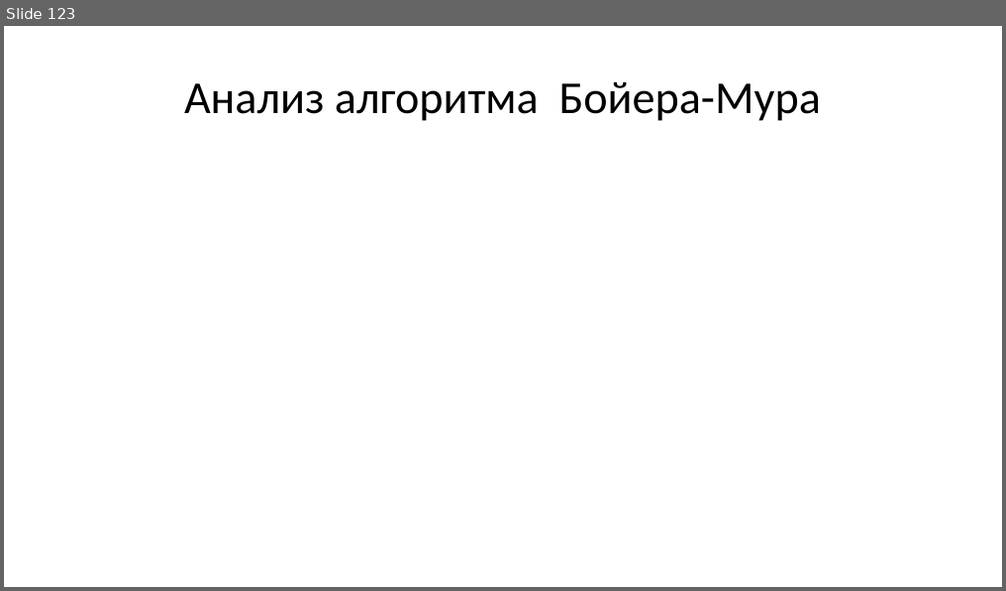
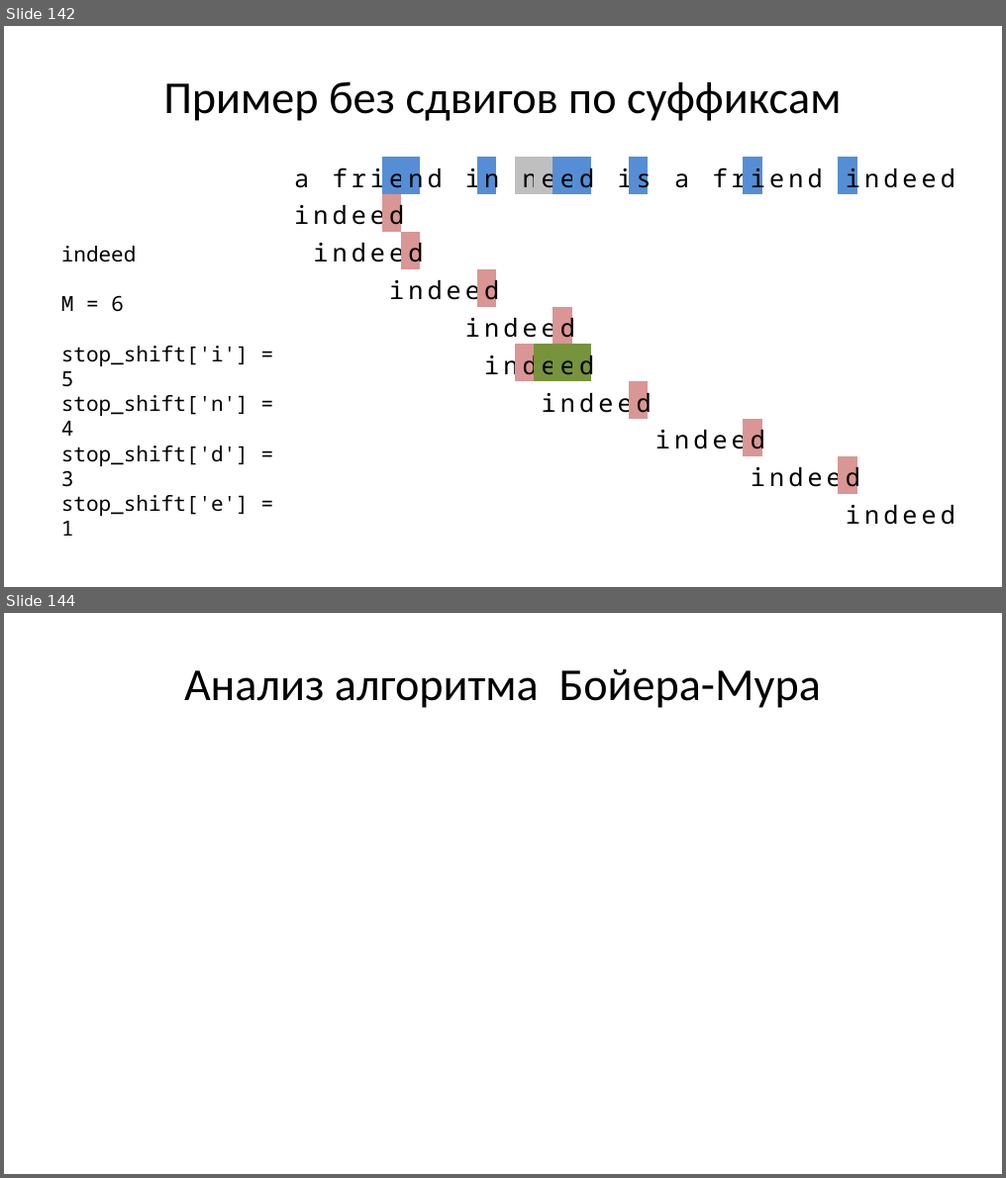
Before and after one commit to Evgueni-Petrov-aka-espetrov/Algorithms-and-Programming-in-C-pptx, a slide deck: 12 Алгоритмы поиска.pptx. Shown one above the other, each under a label of ours: slide 123 before the commit, slides 142 and 144 after it; the slides between them are not shown. The pictures are 1006x591 and 1006x1178 pixels, drawn with LibreOffice and Linux fonts; fonts in the diff are those of the drawing. Boxes give left, top, right and bottom in pixels: in the first picture for what was removed or moved away, otherwise in the second. Text is boxed around its words. In the diff, an @@ line names an element or a change of style, - is before the commit and + after.

```diff
--- a/12 Алгоритмы поиска.pptx
+++ b/12 Алгоритмы поиска.pptx
@@ slide 142 added at (x1=4, y1=26, x2=1002, y2=587), background #FFFFFF @@
@@ title added at (x1=163, y1=81, x2=842, y2=121), 44 pt, text #000000 @@
+Пример без сдвигов по суффиксам
@@ table added at (x1=287, y1=157, x2=943, y2=531), 10 rows, 35 columns @@
+a |  | f | r | i | e | n | d |  | i | n |  | n | e | e | d |  | i | s |  | a |  | f | r | i | e | n | d |  | i | n | d | e | e | d
+i | n | d | e | e | d |  |  |  |  |  |  |  |  |  |  |  |  |  |  |  |  |  |  |  |  |  |  |  |  |  |  |  |  | 
+ | i | n | d | e | e | d |  |  |  |  |  |  |  |  |  |  |  |  |  |  |  |  |  |  |  |  |  |  |  |  |  |  |  | 
+ |  |  |  |  | i | n | d | e | e | d |  |  |  |  |  |  |  |  |  |  |  |  |  |  |  |  |  |  |  |  |  |  |  | 
+ |  |  |  |  |  |  |  |  | i | n | d | e | e | d |  |  |  |  |  |  |  |  |  |  |  |  |  |  |  |  |  |  |  | 
+ |  |  |  |  |  |  |  |  |  | i | n | d | e | e | d |  |  |  |  |  |  |  |  |  |  |  |  |  |  |  |  |  |  | 
+ |  |  |  |  |  |  |  |  |  |  |  |  | i | n | d | e | e | d |  |  |  |  |  |  |  |  |  |  |  |  |  |  |  | 
+ |  |  |  |  |  |  |  |  |  |  |  |  |  |  |  |  |  |  | i | n | d | e | e | d |  |  |  |  |  |  |  |  |  | 
+ |  |  |  |  |  |  |  |  |  |  |  |  |  |  |  |  |  |  |  |  |  |  |  | i | n | d | e | e | d |  |  |  |  | 
+ |  |  |  |  |  |  |  |  |  |  |  |  |  |  |  |  |  |  |  |  |  |  |  |  |  |  |  |  | i | n | d | e | e | d
@@ text added at (x1=61, y1=246, x2=249, y2=536), 20 pt, text #000000 @@
+indeed
+М = 6
+stop_shift['i'] = 5
+stop_shift['n'] = 4
+stop_shift['d'] = 3
+stop_shift['e'] = 1
@@ what was slide 123 is now slide 144 @@
```
Also in this commit, not shown: 1 slide changed, 21 other slides added, 1 slide removed, 5 other files.
